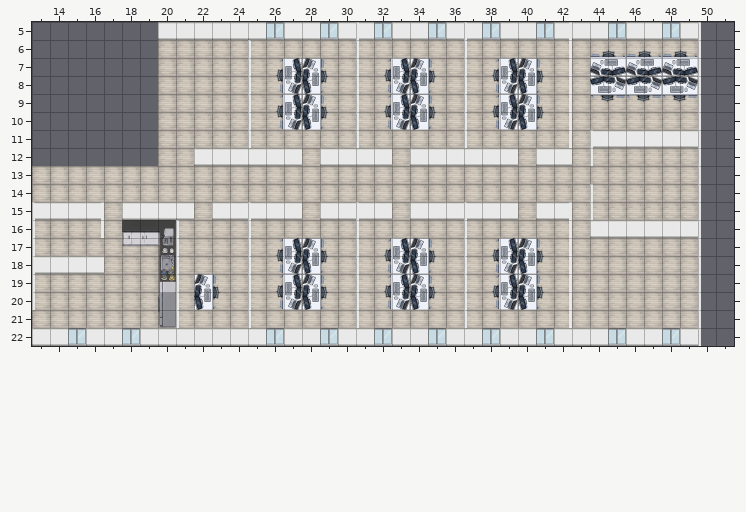
An edit to a level. Tiled map, assets/tiles/office.tmx. That is the earlier state.
Cells are 64x64 px. Shown: x 13..51, y 5..22.
Once edited:
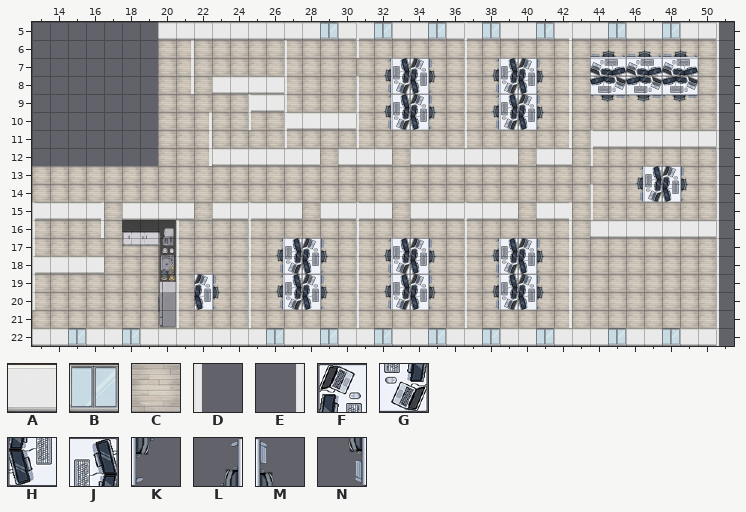
Key: from "Office": A 7 "wall", B 8 "window", C 9 "laminat", D 14 "wall_vertical_L", E 15 "wall_vertical_R", F 63 "desk270_1", G 63 turned 180 "desk270_1", H 64 "desk270_2", J 64 turned 180 "desk270_2", K 65 "desk270_3", L 65 turned 180 "desk270_3", M 66 "desk270_4", N 66 turned 180 "desk270_4".
_ is an empty cell, . an unchanged one.
Diff:
--- layer "Boden"
@@ x 50..50 @@
- 6 _
- 7 _
- 8 _
- 9 _
-10 _
+ 6 C
+ 7 C
+ 8 C
+ 9 C
+10 C
@@ x 22..50 @@
-12 _......_...................._
-13 ............................_
-14 ............................_
-15 ............................_
+12 C......C....................C
+13 ............................C
+14 ............................C
+15 ............................C
@@ x 50..50 @@
-17 _
-18 _
-19 _
-20 _
-21 _
+17 C
+18 C
+19 C
+20 C
+21 C
--- layer "moebel"
@@ x 26..29 @@
- 7 LJFM
- 8 NGHK
- 9 LJFM
-10 NGHK
+ 7 ____
+ 8 ____
+ 9 ____
+10 ____
@@ x 46..49 @@
-13 ____
-14 ____
+13 LJFM
+14 NGHK
--- layer "Wände"
@@ x 26..50 @@
- 5 B......................._
+ 5 A.......................A
@@ x 22..50 @@
- 8 .____........................
- 9 ...__........................
-10 .....____....................
-11 ............................_
-12 A....._A.....................
+ 8 .AAAA........................
+ 9 ...AA........................
+10 .....AAAA....................
+11 ............................A
+12 _.....A_.....................
@@ x 50..50 @@
-16 _
+16 A
@@ x 50..50 @@
-22 _
+22 A
--- layer "Vertical_Wall"
@@ x 21..51 @@
- 5 .............................D_
- 6 _...D._......................D_
- 7 _...D._...D..................D_
- 8 _...D._......................D_
- 9 ......_......................D_
-10 ._...._......................D_
-11 ._..D._......................D_
-12 ._...........................D_
-13 .............................D_
-14 .............................D_
-15 .............................D_
-16 .............................D_
-17 .............................D_
-18 .............................D_
-19 .............................D_
-20 .............................D_
-21 .............................D_
-22 .............................D_
+ 5 ............................._D
+ 6 E..._.D......................_D
+ 7 E..._.D..._.................._D
+ 8 E..._.D......................_D
+ 9 ......D......................_D
+10 .E....D......................_D
+11 .E.._.D......................_D
+12 .E..........................._D
+13 ............................._D
+14 ............................._D
+15 ............................._D
+16 ............................._D
+17 ............................._D
+18 ............................._D
+19 ............................._D
+20 ............................._D
+21 ............................._D
+22 ............................._D
Pixel boxes of the changes (left, top, right, bottom) in both pictures:
changed: (212, 22, 356, 166)
changed: (635, 22, 719, 346)
added: (191, 40, 194, 94)
removed: (356, 58, 359, 76)
changed: (194, 112, 212, 166)
